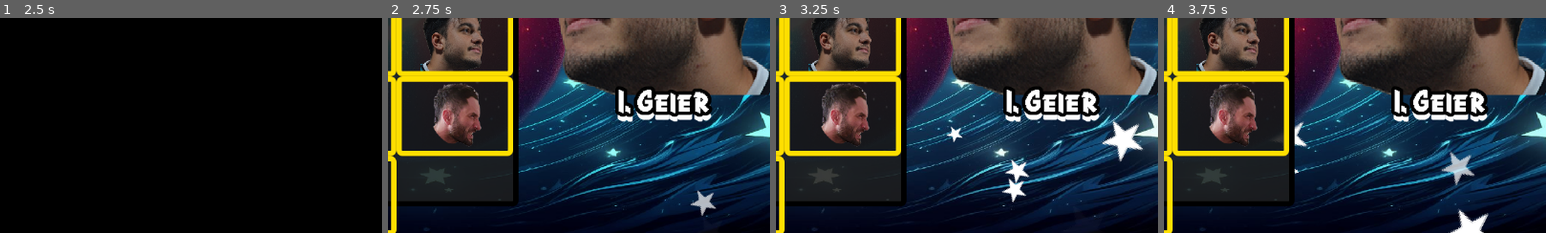
Above: before the commit, frames 1-4 (left to right).
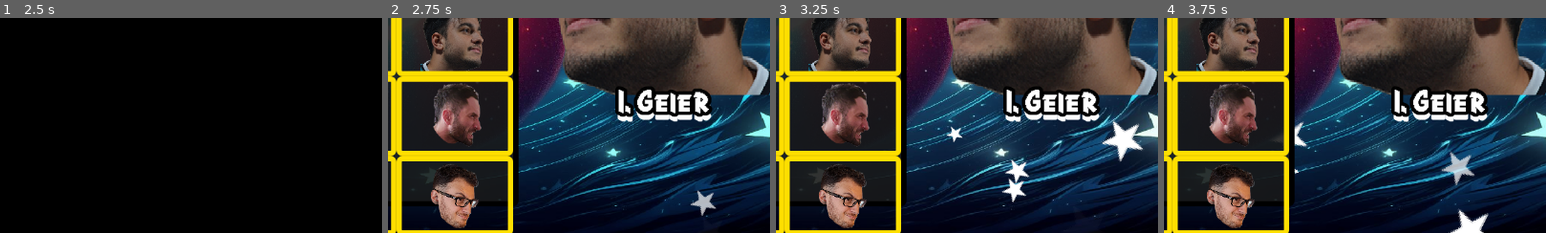
Above: after the commit, the same moments.

Repository: stranker/actionweek2023
Game: Godot game, scene res://Scenes/start_scene.tscn
The game is run twice, just before and just after one commit, with the same random seed, the same clock (stepped at 60 frames per second) and the same inputs.
Inputs:
- Up to frame 1 (2.5 s): tap Enter at 0.5 s; tap E (attack1) at 0.6, 2.1 s; tap N (attack2) at 1.35 s
- Up to frame 2 (2.75 s): no input
- Up to frame 3 (3.25 s): tap N (attack2) at 2.85 s
- Up to frame 4 (3.75 s): tap E (attack1) at 3.6 s
The pictures show only the part of the screen within x 48-98%, y 50-100%; the shares and areas given below are measured in that part.

Frame 1 is identical in both runs. In frame 2, 4.5% of the frame differs, in the area x 2-33%, y 64-100%; in frame 3, 4.5%; in frame 4, 4.5%.

Commit message:
Added Tommy

Diff:
--- a/Action Week/Managers/game_manager.gd
+++ b/Action Week/Managers/game_manager.gd
@@ -32,6 +32,7 @@
 	players_data.append(load("res://Objects/Players/RamaData.tres"))
 	players_data.append(load("res://Objects/Players/AleRuizData.tres"))
 	players_data.append(load("res://Objects/Players/IvanData.tres"))
+	players_data.append(load("res://Objects/Players/TommyData.tres"))
 	pass
 
 func resolve_victory(defeat_id : int):
--- /dev/null
+++ b/Action Week/Objects/Players/TommyData.tres
@@ -0,0 +1,15 @@
+[gd_resource type="Resource" script_class="PlayerData" load_steps=5 format=3 uid="uid://djs47u8dct8a0"]
+
+[ext_resource type="Texture2D" uid="uid://dx5m1lek0rek2" path="res://Objects/Players/Tommy face.png" id="1_871hq"]
+[ext_resource type="Texture2D" uid="uid://dxxxpjvnfjahk" path="res://Objects/Skins/River.png" id="2_x5t2m"]
+[ext_resource type="PackedScene" uid="uid://dsk8ym0h5fu7f" path="res://Objects/Specials/raybeam.tscn" id="3_wbc4f"]
+[ext_resource type="Script" path="res://Objects/Players/PlayerData.gd" id="4_veo5a"]
+
+[resource]
+script = ExtResource("4_veo5a")
+player_name = "T. Ayala"
+player_in_game_texture = ExtResource("1_871hq")
+player_portrait_texture = ExtResource("1_871hq")
+player_special = ExtResource("3_wbc4f")
+player_skin = ExtResource("2_x5t2m")
+player_winner_speech = "Wakanda Forever"
--- a/Action Week/Scenes/start_scene.tscn
+++ b/Action Week/Scenes/start_scene.tscn
@@ -239,9 +239,10 @@
 anchor_top = 0.5
 anchor_right = 0.5
 anchor_bottom = 0.5
-offset_top = 80.0
-offset_right = 1152.0
-offset_bottom = 303.0
+offset_left = -576.0
+offset_top = -244.0
+offset_right = 576.0
+offset_bottom = -21.0
 grow_horizontal = 2
 grow_vertical = 2
 text = "Super Tower"
@@ -257,9 +258,10 @@
 anchor_top = 0.5
 anchor_right = 0.5
 anchor_bottom = 0.5
-offset_top = 296.0
-offset_right = 1152.0
-offset_bottom = 479.0
+offset_left = -576.0
+offset_top = -28.0
+offset_right = 576.0
+offset_bottom = 155.0
 grow_horizontal = 2
 grow_vertical = 2
 text = "Brawler"
Binary file added: Action Week/Objects/Players/Tommy face.png
Not shown, added: Action Week/Objects/Players/Tommy face.png.import
